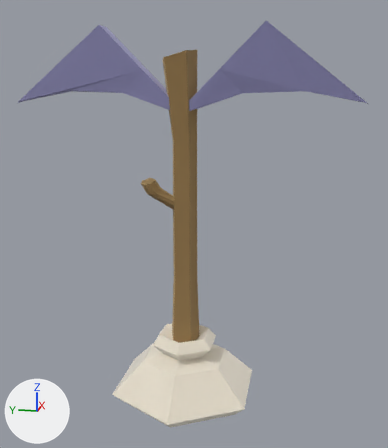
Two versions of the OBJ model assets/mop/Mop.obj, one commit apart.
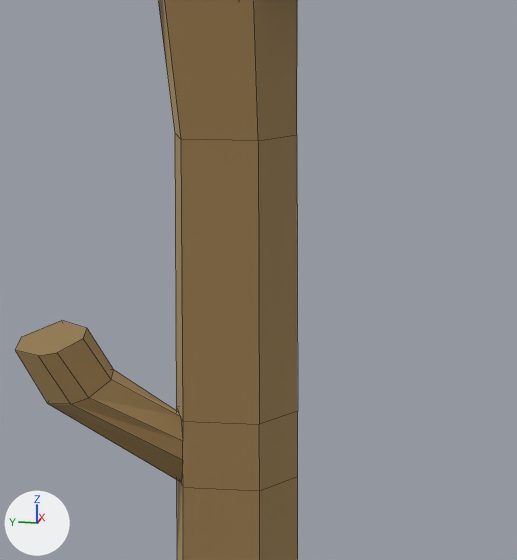
Old and new are each drawn whole from a camera (50 mm lens) standing at (-13.41, -16.46, 9.12) and looking at (2.02, -13.37, 5.27) and again close up on the part from 36% to 62% of the width and 25% to 50% of the height. Arrows for +X, +Y and +Z are at lower left; the lights stay in place. The close-ups show mesh edges as thin lines. Where no turn or scale is listed for an object, it has been applied to the vertices.

The first close-up shows 'Zylinder'.
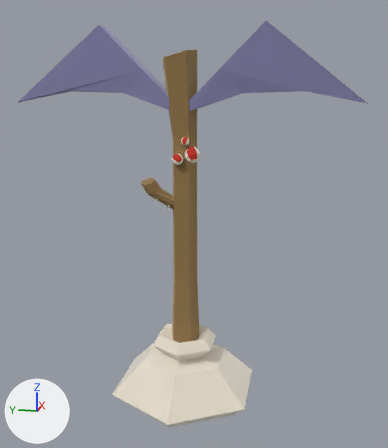
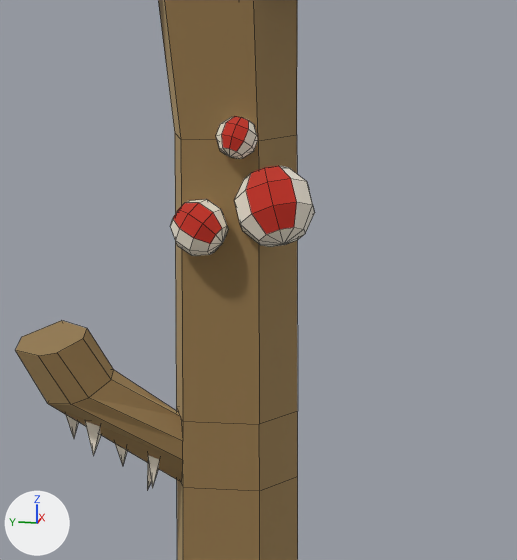
The newer file is also turned or shifted as a whole; pictures and numbers use the older file's frame.

Patch to the scene script:
```diff
--- a/assets/mop/Mop.obj.py
+++ b/assets/mop/Mop.obj.py
@@ mat_mat_2 @@
+mat_mat_2 = principled_material('Mat.2')
+mat_mat_2.base_color = (0.8, 0.124, 0.088)  # red #e76354
+mat_mat_2.metallic = 1.0
+mat_mat_2.roughness = 1.0
@@ me_pyramide_4 @@
+me_pyramide_4.from_pydata([(1.613, -12.086, 8.494), (1.712, -12.086, 8.466), (1.712, -12.189, 8.466), (1.613, -12.189, 8.494), (1.606, -12.137, 8.28)], [], [(3, 2, 1, 0), (1, 2, 4), (2, 3, 4), (3, 0, 4), (0, 1, 4)])
+me_pyramide_4.materials.append(mat_lambert1)  # white #f9f5ec
@@ me_pyramide_3 @@
+me_pyramide_3.from_pydata([(1.667, -11.937, 8.562), (1.77, -11.937, 8.562), (1.77, -12.04, 8.562), (1.667, -12.04, 8.562), (1.719, -11.989, 8.355)], [], [(3, 2, 1, 0), (1, 2, 4), (2, 3, 4), (3, 0, 4), (0, 1, 4)])
+me_pyramide_3.materials.append(mat_lambert1)  # white #f9f5ec
@@ me_pyramide_2 @@
+me_pyramide_2.from_pydata([(1.807, -12.42, 8.32), (1.91, -12.421, 8.318), (1.909, -12.52, 8.293), (1.806, -12.52, 8.294), (1.854, -12.399, 8.028)], [], [(3, 2, 1, 0), (1, 2, 4), (2, 3, 4), (3, 0, 4), (0, 1, 4)])
+me_pyramide_2.materials.append(mat_lambert1)  # white #f9f5ec
@@ me_pyramide_1 @@
+me_pyramide_1.from_pydata([(1.667, -12.445, 8.365), (1.77, -12.445, 8.365), (1.77, -12.547, 8.354), (1.667, -12.547, 8.354), (1.719, -12.466, 8.074)], [], [(3, 2, 1, 0), (1, 2, 4), (2, 3, 4), (3, 0, 4), (0, 1, 4)])
+me_pyramide_1.materials.append(mat_lambert1)  # white #f9f5ec
@@ me_pyramide @@
+me_pyramide.from_pydata([(1.667, -12.235, 8.406), (1.77, -12.235, 8.406), (1.77, -12.338, 8.406), (1.667, -12.338, 8.406), (1.719, -12.287, 8.198)], [], [(3, 2, 1, 0), (1, 2, 4), (2, 3, 4), (3, 0, 4), (0, 1, 4)])
+me_pyramide.materials.append(mat_lambert1)  # white #f9f5ec
@@ me_kugel_2 @@
+me_kugel_2.from_pydata(...)  # 42 vertices, 50 faces; spans x 1.496..1.736, y -13.129..-12.893, z 10.04..10.281
+# faces by material slot: [44, 6]
+me_kugel_2.materials.append(mat_lambert1)  # white #f9f5ec
+me_kugel_2.materials.append(mat_mat_2)  # red #e76354
@@ me_kugel_1 @@
+me_kugel_1.from_pydata(...)  # 42 vertices, 50 faces; spans x 1.427..1.749, y -12.96..-12.63, z 9.487..9.806
+# faces by material slot: [44, 6]
+me_kugel_1.materials.append(mat_lambert1)  # white #f9f5ec
+me_kugel_1.materials.append(mat_mat_2)  # red #e76354
@@ me_kugel @@
+me_kugel.from_pydata(...)  # 42 vertices, 50 faces; spans x 1.412..1.871, y -13.453..-12.995, z 9.538..10.005
+# faces by material slot: [44, 6]
+me_kugel.materials.append(mat_lambert1)  # white #f9f5ec
+me_kugel.materials.append(mat_mat_2)  # red #e76354
@@ ob_pyramide_4 @@
+ob_pyramide_4 = bpy.data.objects.new('Pyramide.4', me_pyramide_4)
+ob_pyramide_4.location = (0.082, -0.169, -2.4)
@@ ob_pyramide_3 @@
+ob_pyramide_3 = bpy.data.objects.new('Pyramide.3', me_pyramide_3)
+ob_pyramide_3.location = (0.082, -0.169, -2.4)
@@ ob_pyramide_2 @@
+ob_pyramide_2 = bpy.data.objects.new('Pyramide.2', me_pyramide_2)
+ob_pyramide_2.location = (0.082, -0.169, -2.4)
@@ ob_pyramide_1 @@
+ob_pyramide_1 = bpy.data.objects.new('Pyramide.1', me_pyramide_1)
+ob_pyramide_1.location = (0.082, -0.169, -2.4)
@@ ob_pyramide @@
+ob_pyramide = bpy.data.objects.new('Pyramide', me_pyramide)
+ob_pyramide.location = (0.082, -0.169, -2.4)
@@ ob_kugel_2 @@
+ob_kugel_2 = bpy.data.objects.new('Kugel.2', me_kugel_2)
+ob_kugel_2.location = (0.082, -0.169, -2.4)
@@ ob_kugel_1 @@
+ob_kugel_1 = bpy.data.objects.new('Kugel.1', me_kugel_1)
+ob_kugel_1.location = (0.082, -0.169, -2.4)
@@ ob_kugel @@
+ob_kugel = bpy.data.objects.new('Kugel', me_kugel)
+ob_kugel.location = (0.082, -0.169, -2.4)
```

Boxes [x1, y1, x2, y2] around the edits, measured in the close-ups (517 x 560 px):
'Kugel', added: after [234, 166, 315, 247]
    faces in mat_mat_2 (red #e76354): [246, 166, 297, 234]
    faces in mat_lambert1 (white #f9f5ec): [234, 166, 315, 247]
'Kugel.1', added: after [171, 199, 228, 256]
    faces in mat_mat_2 (red #e76354): [173, 203, 222, 244]
    faces in mat_lambert1 (white #f9f5ec): [171, 199, 228, 256]
'Kugel.2', added: after [216, 116, 258, 159]
    faces in mat_mat_2 (red #e76354): [222, 116, 249, 152]
    faces in mat_lambert1 (white #f9f5ec): [216, 117, 258, 159]
'Pyramide.4', added: after [85, 422, 101, 455]
'Pyramide.1', added: after [148, 455, 159, 488]
'Pyramide.3', added: after [65, 414, 78, 438]
'Pyramide', added: after [115, 444, 127, 466]
'Pyramide.2', added: after [147, 463, 151, 490]
